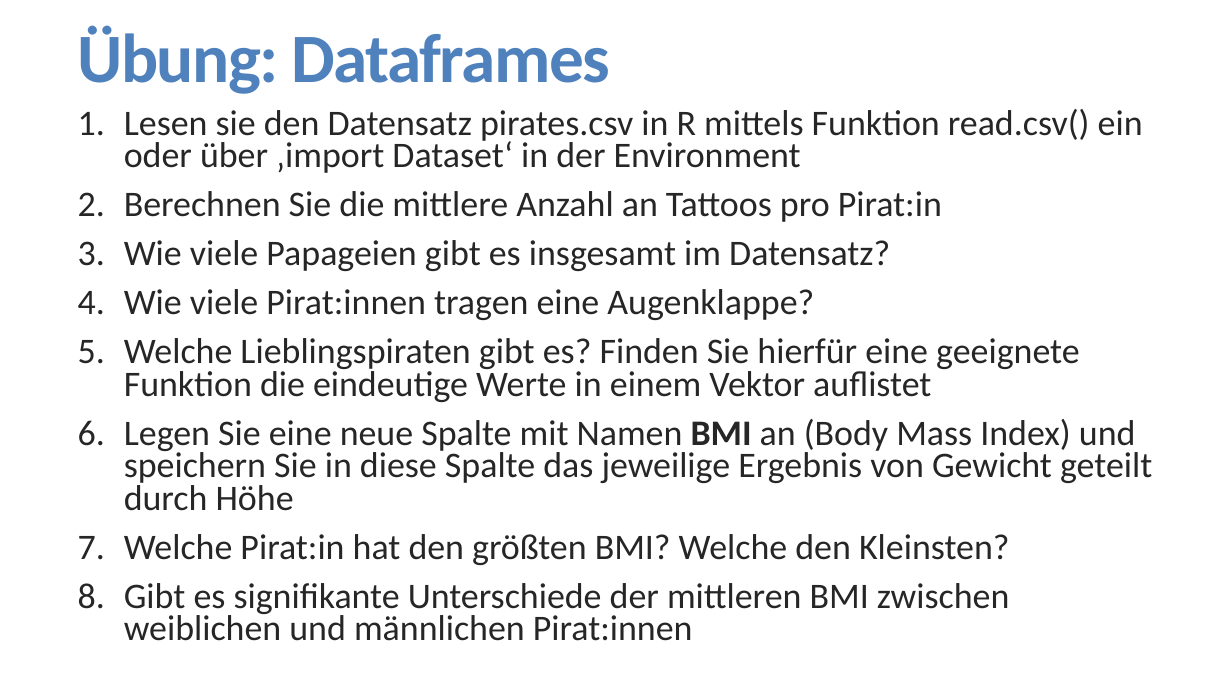
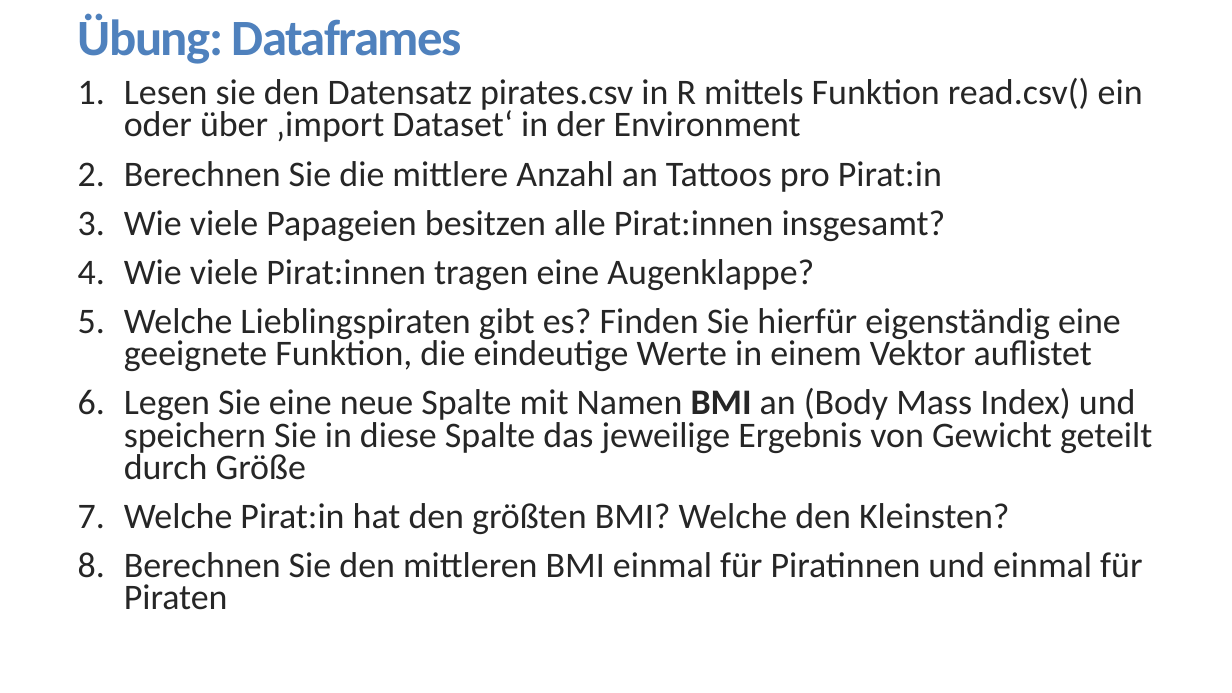
Before and after one commit to FlorianKeppeler/RKurs, a slide deck: slide 30 of Präsentationen/Einführung in R.pptx. Drawn at 1232x693 pixels with LibreOffice and Linux fonts; fonts in the diff are those of the drawing. Boxes give left, top, right and bottom in pixels: in the first picture for what was removed or moved away, otherwise in the second. Text is boxed around its words. In the diff, an @@ line names an element or a change of style, - is before the commit and + after.

```diff
--- a/Präsentationen/Einführung in R.pptx
+++ b/Präsentationen/Einführung in R.pptx
@@ title "Übung: Dataframes" at bbox=[78, 13, 462, 64]: size 54 to 39.6 pt @@
@@ text "Lesen sie den Datensatz pirates.csv ...": place and size @@
-text "Lesen sie den Datensatz pirates.csv ..." at bbox=[124, 109, 1152, 641]
+text "Lesen sie den Datensatz pirates.csv ..." at bbox=[124, 78, 1152, 610]
@@ text at bbox=[124, 210, 946, 241]: text changed @@
-3. Wie viele Papageien gibt es insgesamt im Datensatz?
+3. Wie viele Papageien besitzen alle Pirat:innen insgesamt?
@@ text at bbox=[124, 308, 1152, 480]: text changed @@
-5. Welche Lieblingspiraten gibt es? Finden Sie hierfür eine geeignete Funktion die eindeutige Werte in einem Vektor auflistet
-6. Legen Sie eine neue Spalte mit Namen BMI an (Body Mass Index) und speichern Sie in diese Spalte das jeweilige Ergebnis von Gewicht geteilt durch Höhe
+5. Welche Lieblingspiraten gibt es? Finden Sie hierfür eigenständig eine geeignete Funktion, die eindeutige Werte in einem Vektor auflistet
+6. Legen Sie eine neue Spalte mit Namen BMI an (Body Mass Index) und speichern Sie in diese Spalte das jeweilige Ergebnis von Gewicht geteilt durch Größe
@@ text at bbox=[124, 552, 1142, 610]: text changed @@
-8. Gibt es signifikante Unterschiede der mittleren BMI zwischen weiblichen und männlichen Pirat:innen
+8. Berechnen Sie den mittleren BMI einmal für Piratinnen und einmal für Piraten
```
Also in this commit, not shown: 4 other slides changed, 5 slides added, 12 other files.
